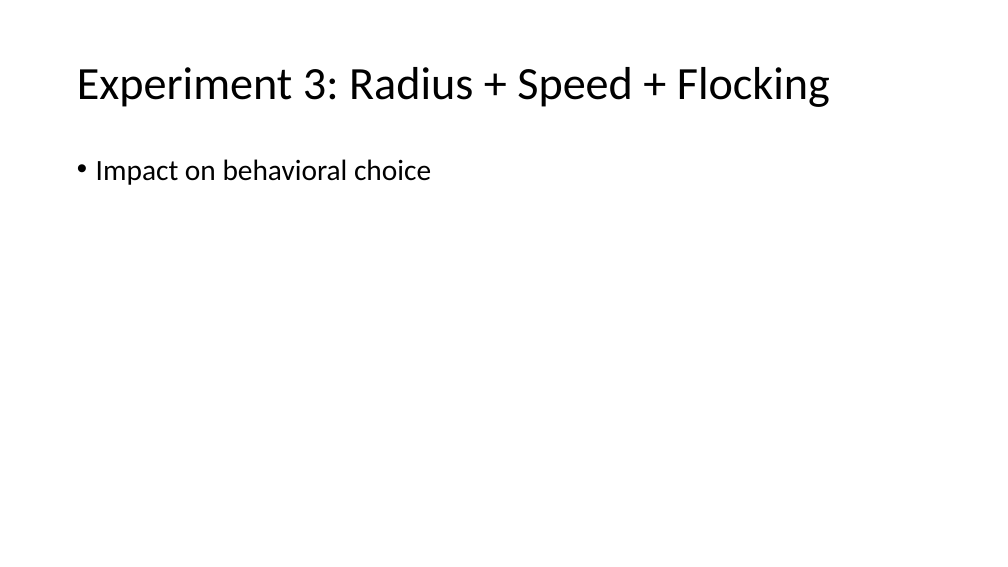
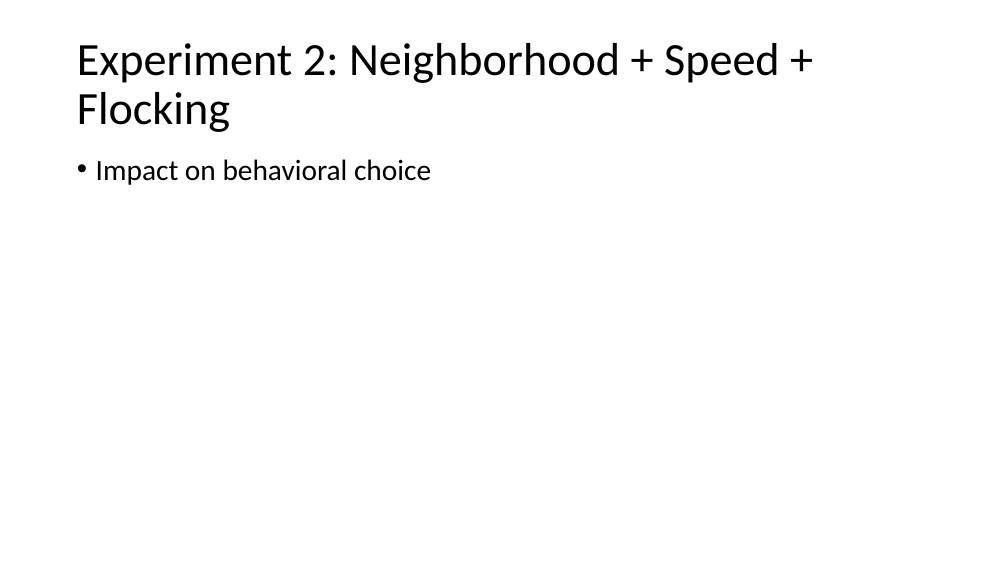
Before and after one commit to ruiqing369/Lakeland, a slide deck: slide 16 of Lakeland Presentation.pptx. Drawn at 1008x567 pixels with LibreOffice and Linux fonts; fonts in the diff are those of the drawing. Boxes give left, top, right and bottom in pixels: in the first picture for what was removed or moved away, otherwise in the second. Text is boxed around its words. In the diff, an @@ line names an element or a change of style, - is before the commit and + after.

```diff
--- a/Lakeland Presentation.pptx
+++ b/Lakeland Presentation.pptx
@@ title at bbox=[77, 43, 780, 132]: text changed @@
-Experiment 3: Radius + Speed + Flocking
+Experiment 2: Neighborhood + Speed + Flocking
```
Also in this commit, not shown: 1 other slide changed, 2 slides added, 2 slides removed.
